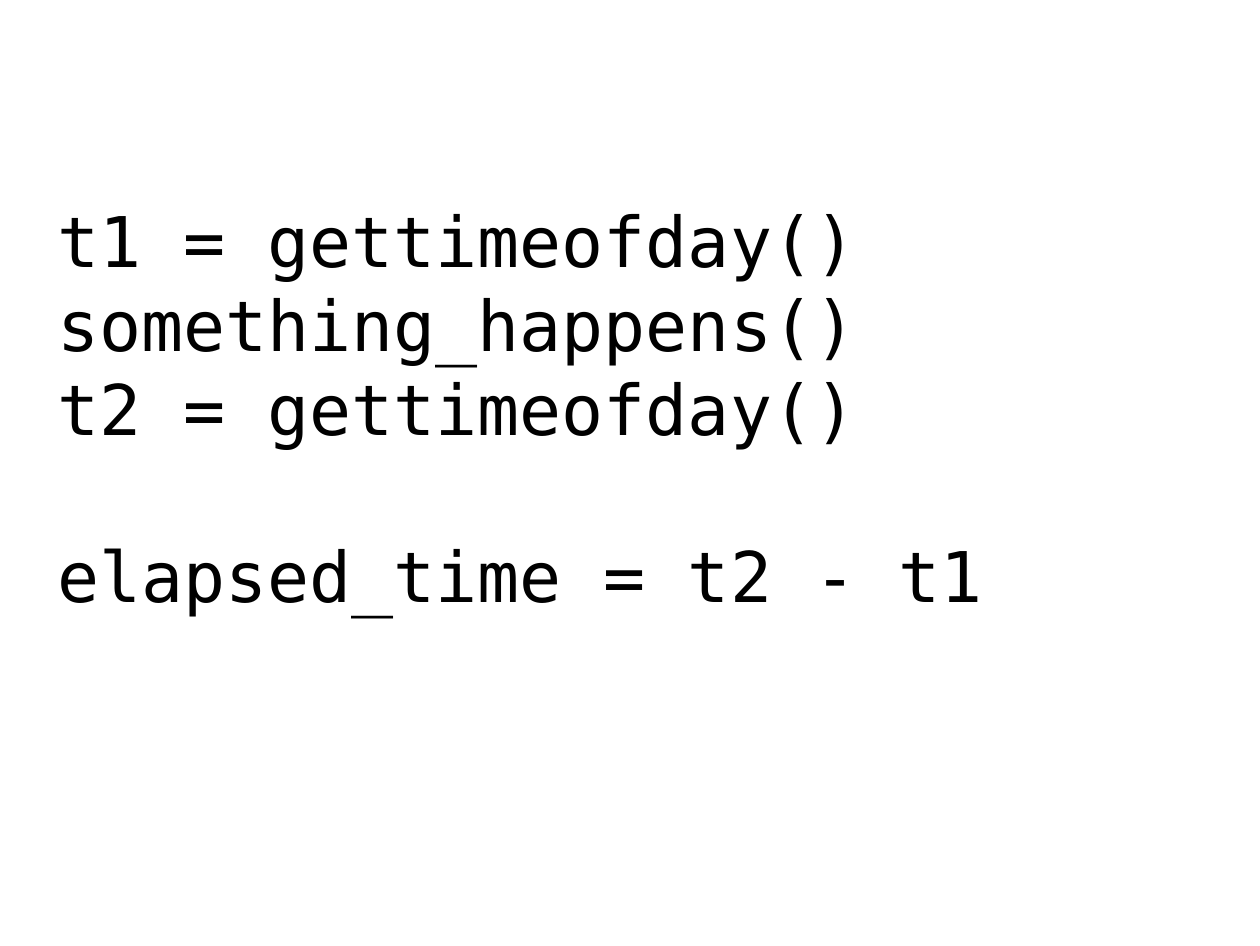
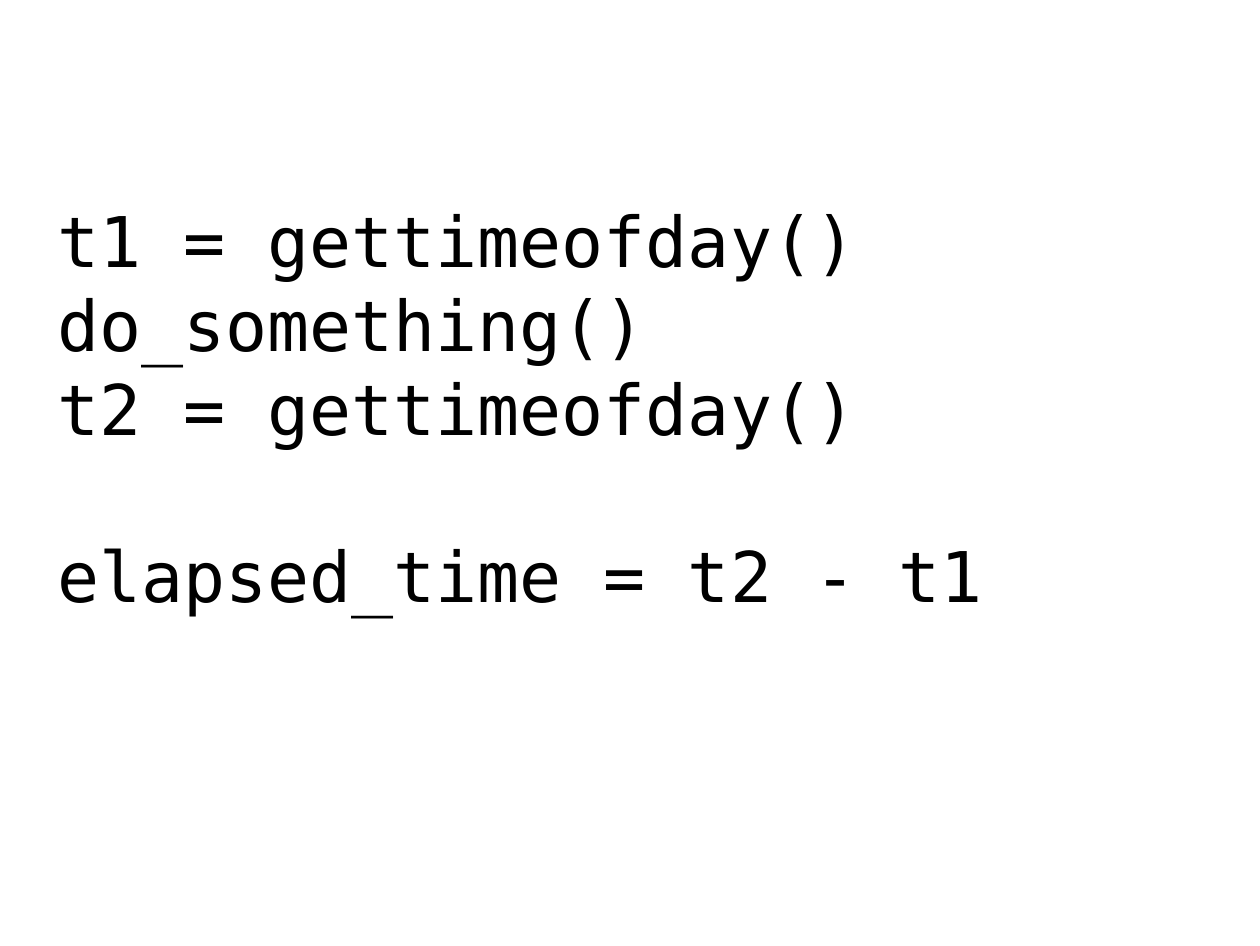
Before and after one commit to mkohler/embedded_python_presentation, a slide deck: slide 31 of embedded_python.odp. Drawn at 1260x946 pixels with LibreOffice and Linux fonts; fonts in the diff are those of the drawing. Boxes give left, top, right and bottom in pixels: in the first picture for what was removed or moved away, otherwise in the second. Text is boxed around its words. In the diff, an @@ line names an element or a change of style, - is before the commit and + after.

```diff
--- a/embedded_python.odp
+++ b/embedded_python.odp
@@ title at bbox=[57, 214, 982, 617]: text changed @@
-t1 = gettimeofday()
-something_happens()
-t2 = gettimeofday()
-elapsed_time = t2 - t1
+t1 = gettimeofday()
+do_something()
+t2 = gettimeofday()
+elapsed_time = t2 - t1
```
Also in this commit, not shown: 1 other slide changed.
